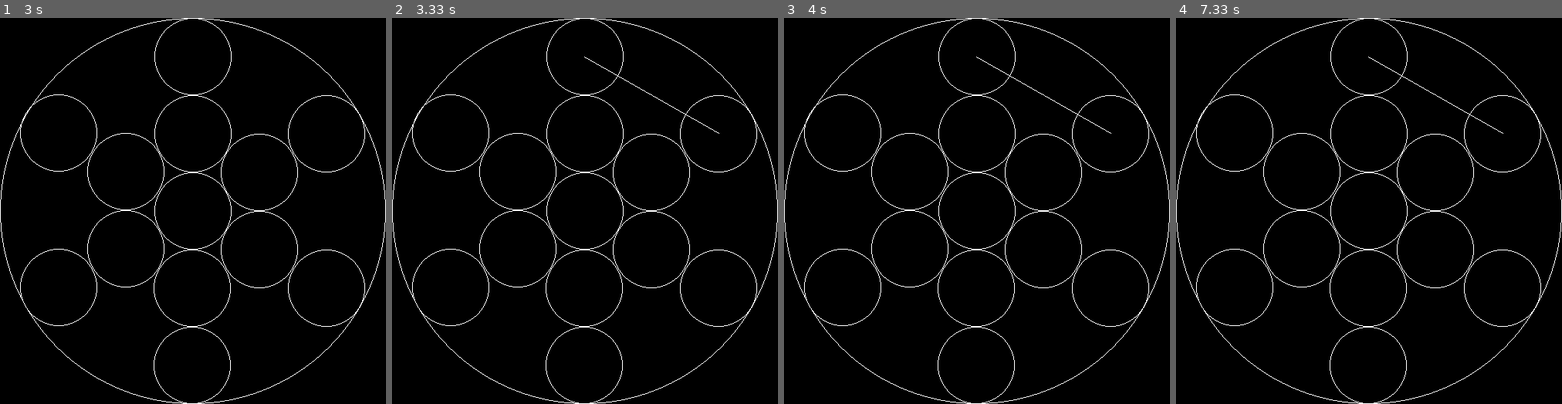
Above: before the commit, frames 1-4 (left to right).
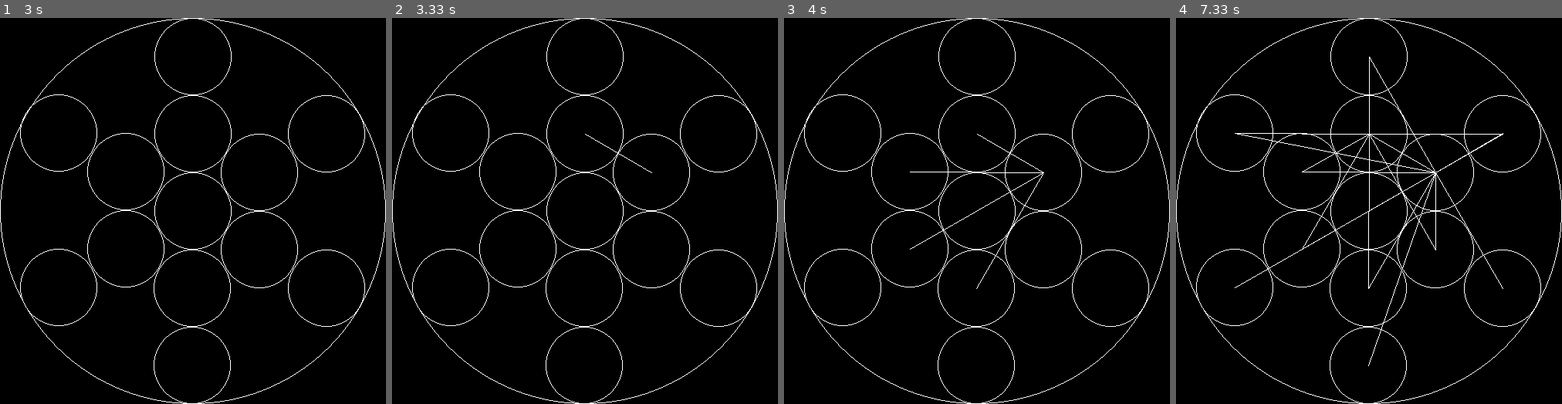
Above: after the commit, the same moments.

Repository: esmedrano/pygames
Game: pygame game, started from meta_cube.py
Same seed, same stepped clock (60 frames per second), same inputs: the game is played once before the commit and once after it.
Inputs:
- Up to frame 1 (3 s): no input
- Up to frame 2 (3.33 s): no input
- Up to frame 3 (4 s): no input
- Up to frame 4 (7.33 s): no input

Frame 1 is identical in both runs. In frame 2, 0.1% of the frame differs, in the area x 49-85%, y 10-41%; in frame 3, 0.3%; in frame 4, 1.1%, in the area x 15-85%, y 10-91%.

Commit message:
Update meta_cube.py

Diff:
--- a/meta_cube.py
+++ b/meta_cube.py
@@ -1,3 +1,5 @@
+# metatron's cube
+
 # metatron's cube
 
 import pygame as pg
@@ -32,19 +34,20 @@
       pg.draw.circle(window, white, (int(self.center[0]), int(self.center[1])), int(self.radius), 1)
       self.center[0] = self.display_center[0] + self.hypotenuse * cos(self.theta)  # update circle center
       self.center[1] = self.display_center[1] - self.hypotenuse * sin(self.theta)
-      if i < 13:  # don't append the last center
-        self.centers.append(self.center)  # append current center to list of centers
-      self.theta += pi / 3  # increment theta
+      if i < 13:  # don't append the last center bc it's the large outer circle
+        center = self.center[:]  # create a copy so that they are not the same object
+        self.centers.append(center)  # append current center to list of centers
+      self.theta += pi / 3  # increment theta to adjust position of next circle
       i += 1  # increment iteration counter
-      if i == 6:  # if done drawing inner layer of circles, double hypotenuse to draw outer layer
+      if i == 6:  # if done drawing inner layer of circles, double the hypotenuse to draw outer layer
         self.hypotenuse += self.hypotenuse
-      time.sleep(.2)  # pause
-      pg.display.update()
+      time.sleep(.2)  # pause for effect
+      pg.display.update()  # this update displays one circle at a time
     for i in self.centers:
-      print(self.display_center)
-      pg.draw.line(window, white, self.display_center, i)
-      time.sleep(.2)
-      pg.display.update()
+      for j in self.centers:
+        pg.draw.line(window, white, i, j)
+        time.sleep(.2)
+        pg.display.update()  # this update displays one line at a time
     self.drawn = True  # use bool to only draw once (see main loop)
 
 
@@ -54,8 +57,8 @@
     for event in pg.event.get():
       if event.type == pg.QUIT:
         quit()
-    if not metatrons_cube.drawn:  # only draw once
-      metatrons_cube.draw()  # draw
+    if not metatrons_cube.drawn:  # the function only runs once
+      metatrons_cube.draw()  # draw the cube
 
 
 if __name__ == '__main__':
